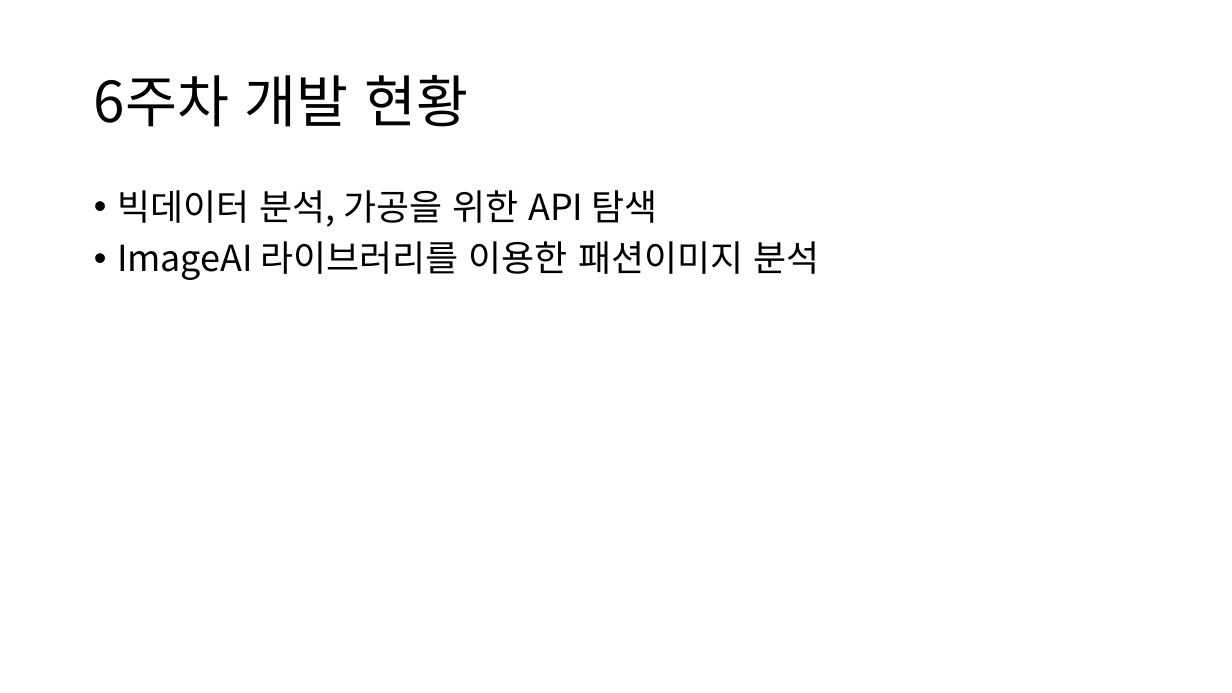
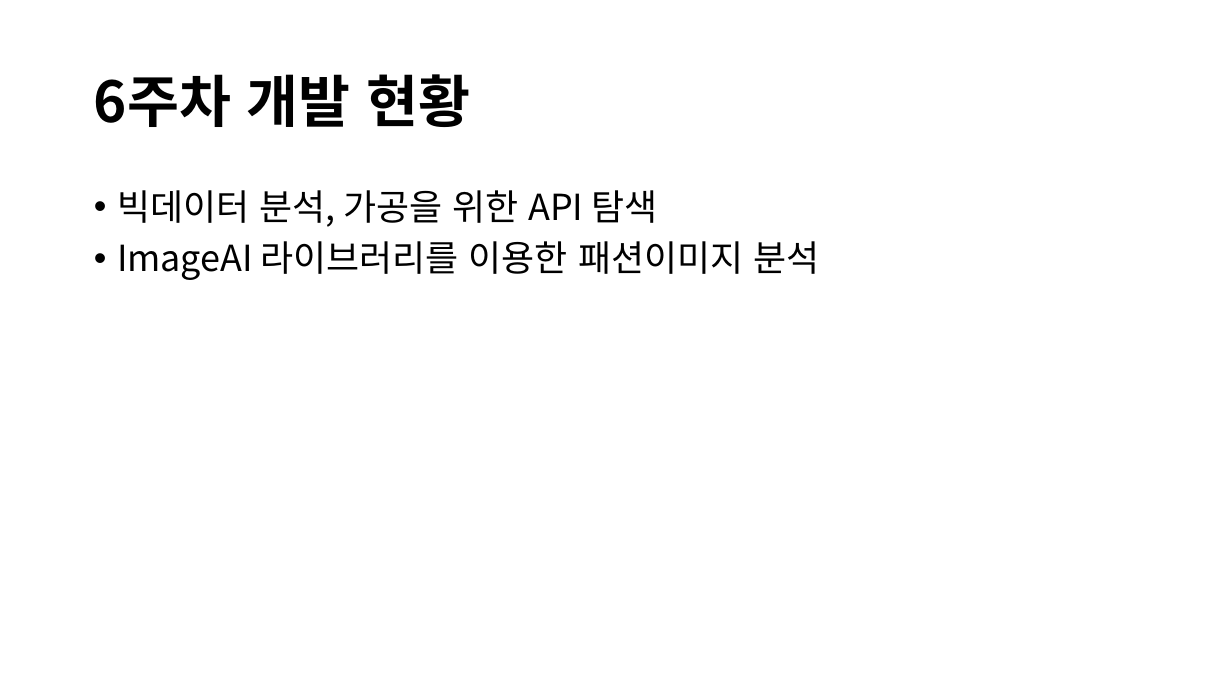
Before and after one commit to CheonSeounghyun/Coordination-Recommend, a slide deck: slide 1 of document/Capston Design Proposal_6week.pptx. Drawn at 1232x693 pixels with LibreOffice and Linux fonts; fonts in the diff are those of the drawing. Boxes give left, top, right and bottom in pixels: in the first picture for what was removed or moved away, otherwise in the second. Text is boxed around its words. In the diff, an @@ line names an element or a change of style, - is before the commit and + after.

```diff
--- a/document/Capston Design Proposal_6week.pptx
+++ b/document/Capston Design Proposal_6week.pptx
@@ title "6주차 개발 현황" at <box>94,74,471,127</box>: bold on @@
```
Also in this commit, not shown: 10 other slides changed, 1 slide added, 1 slide removed.
